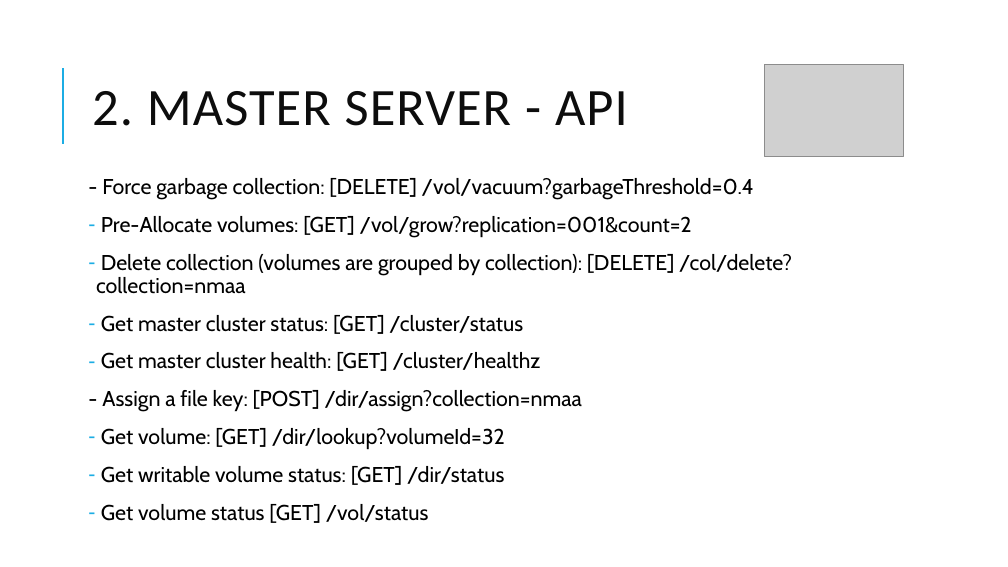
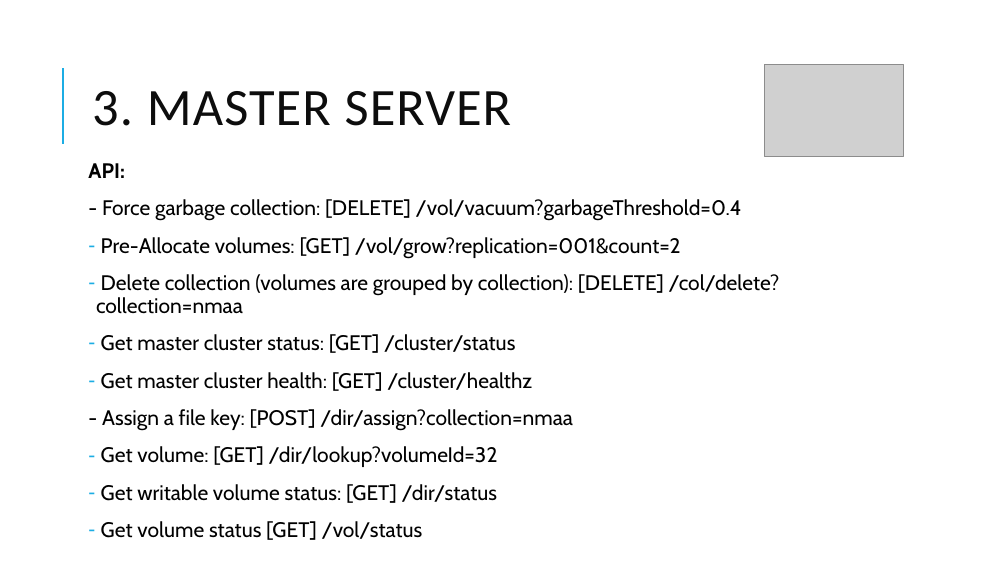
Before and after one commit to chi-org/seaweedfs-test, a slide deck: slide 6 of SeaweedFS_2.pptx (slide 5 before the commit). Drawn at 1008x567 pixels with LibreOffice and Linux fonts; fonts in the diff are those of the drawing; grey boxes stand for pictures. Boxes give left, top, right and bottom in pixels: in the first picture for what was removed or moved away, otherwise in the second. Text is boxed around its words. In the diff, an @@ line names an element or a change of style, - is before the commit and + after.

```diff
--- a/SeaweedFS_2.pptx
+++ b/SeaweedFS_2.pptx
@@ title at [92,91,511,126]: text changed @@
-2. MASTER SERVER - API
+3. MASTER SERVER
@@ text "API:": place and size @@
-text "API:" at [96,178,792,485]
+text "API:" at [88,163,780,540]
@@ text at [88,163,124,178]: paragraph added @@
+API:
@@ text at [96,199,780,540]: size 20.4 to 20 pt @@
```
Also in this commit, not shown: 21 other slides changed, 1 slide added, 1 other file.
